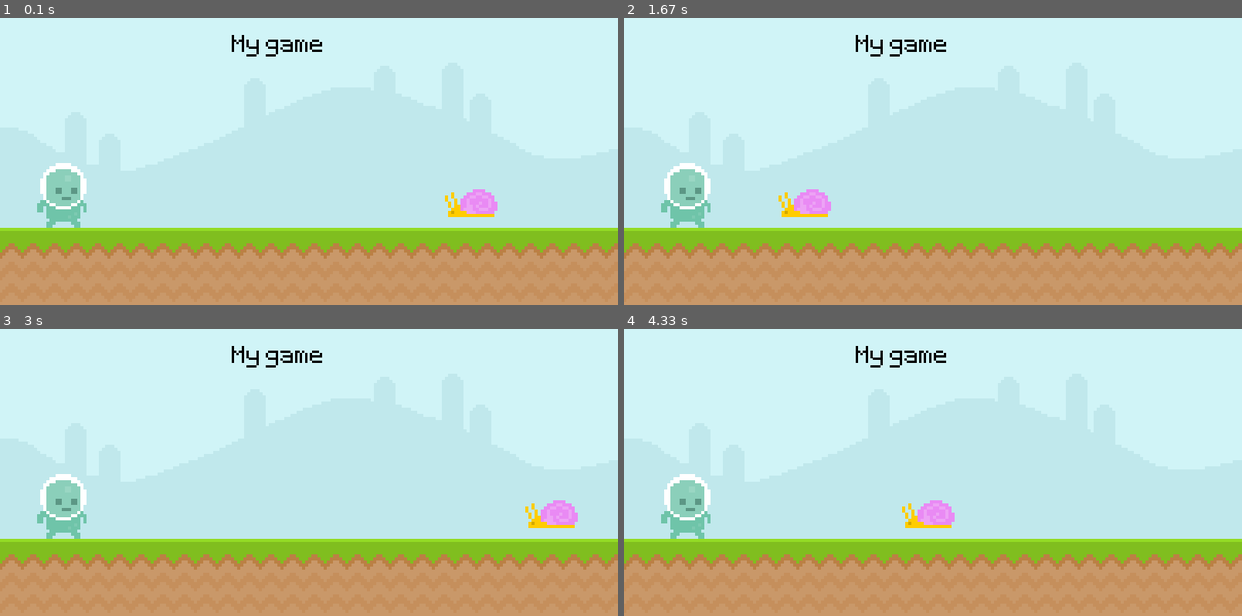
Above: before the commit, frames 1-4 (two rows, left to right).
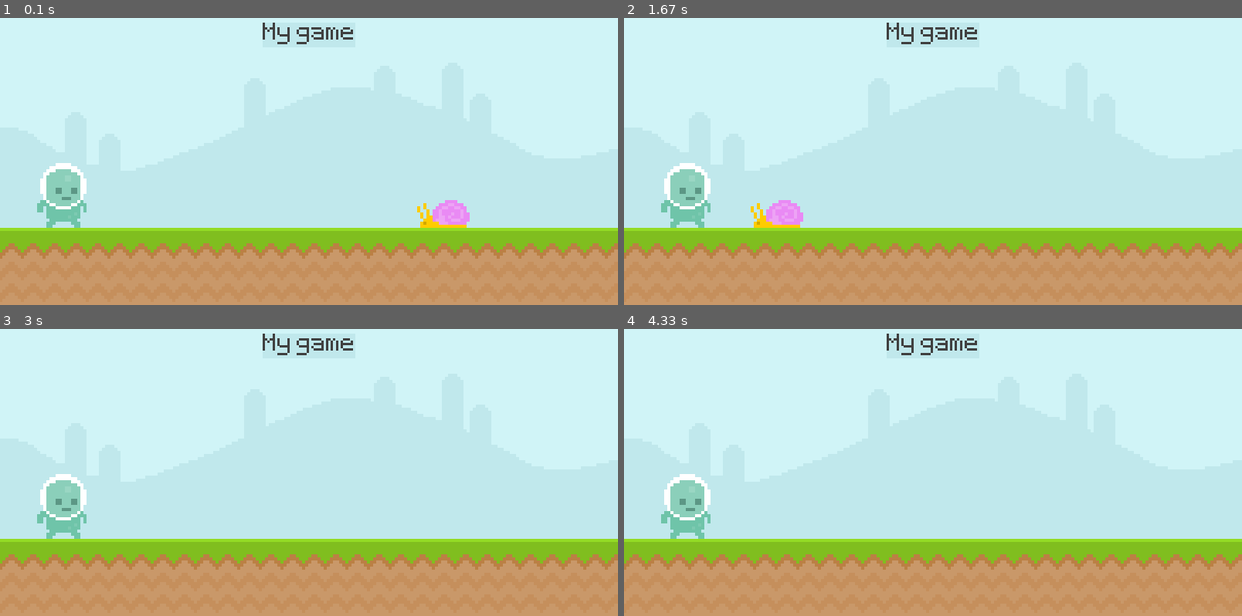
Above: after the commit, the same moments.

Repository: claywatkins/Intro-To-PyGame
Game: pygame game, started from main.py
The game is run twice, just before and just after one commit, with the same random seed, the same clock (stepped at 60 frames per second) and the same inputs.
Inputs:
- Up to frame 1 (0.1 s): no input
- Up to frame 2 (1.67 s): no input
- Up to frame 3 (3 s): no input
- Up to frame 4 (4.33 s): no input

The runs differ from the first frame. In frame 1, 1.7% of the frame differs, in the area x 37-81%, y 1-74%; in frame 2, 1.7%; in frame 3, 1.2%; in frame 4, 1.2%.

Commit message:
added color, commented out some code for now

Diff:
--- a/main.py
+++ b/main.py
@@ -6,32 +6,47 @@
 pygame.display.set_caption('Runner')
 clock = pygame.time.Clock()
 test_font = pygame.font.Font('font/Pixeltype.ttf', 50)
+text_color = (64,64,64)
+box_color = '#c0e8ec'
 
 sky_surface = pygame.image.load('graphics/Sky.png').convert()
 ground_surface = pygame.image.load('graphics/ground.png').convert()
-text_surface = test_font.render('My game', False, 'Black')
+
+score_surf = test_font.render('My game', False, text_color)
+score_rect = score_surf.get_rect(center = (400, 50))
 
 snail_surface = pygame.image.load('graphics/snail/snail1.png').convert_alpha()
-snail_x_position = 600
+snail_rect = snail_surface.get_rect(midbottom = (600, 300))
 
 player_surface = pygame.image.load('graphics/player/player_walk_1.png').convert_alpha()
 player_rect = player_surface.get_rect(midbottom = (80, 300))
+
+
 
 while True:
     for event in pygame.event.get():
         if event.type == pygame.QUIT:
             pygame.quit()
             exit()
+        # if event.type == pygame.MOUSEMOTION:
+        #     if player_rect.collidepoint(event.pos):
+        #         print(True)
+        #     else:
+        #         print(False)
 
     screen.blit(sky_surface, (0,0))
     screen.blit(ground_surface, (0, 300))
-    screen.blit(text_surface, (300, 50))
+    pygame.draw.rect(screen, box_color, score_rect)
+    pygame.draw.rect(screen, box_color, score_rect, 10, 8)
+    screen.blit(score_surf, score_rect)
 
-    snail_x_position -= 4
-    if snail_x_position == 0:
-        snail_x_position = 800
-    screen.blit(snail_surface,(snail_x_position, 250) )
+    snail_rect.right -= 4
+    screen.blit(snail_surface, snail_rect)
     screen.blit(player_surface, player_rect)
+
+    # if player_rect.colliderect(snail_rect):
+    #     snail_rect.left = 800
+
 
     pygame.display.update()
     clock.tick(60)
